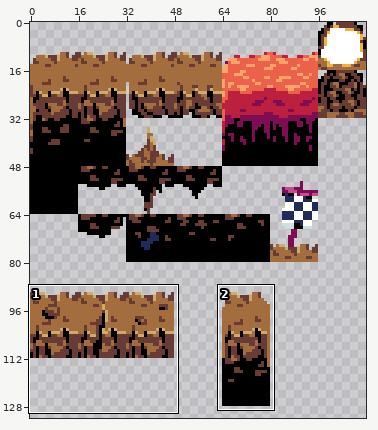
Sprite sheet -- proyecto/tilemaps/tileset.png. Above: a wide view before the commit, with the close-up outlined.
Close-up. Before:
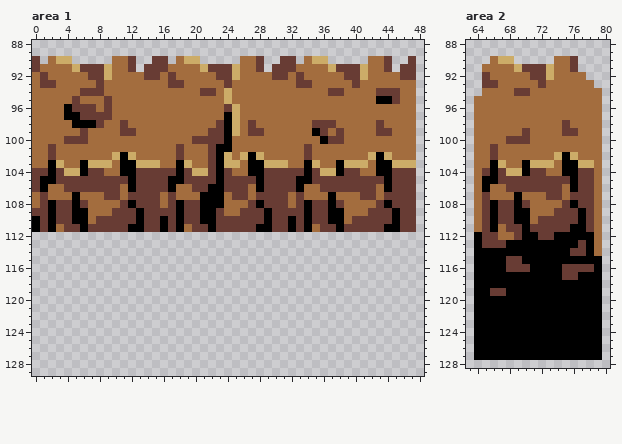
The file is 112x160 pixels. Shown: area 1: x 0..48, y 88..129; area 2: x 63..80, y 88..128. The wide view leaves out empty margins. The commit also changed other parts of the picture, which this record leaves out.
Once edited:
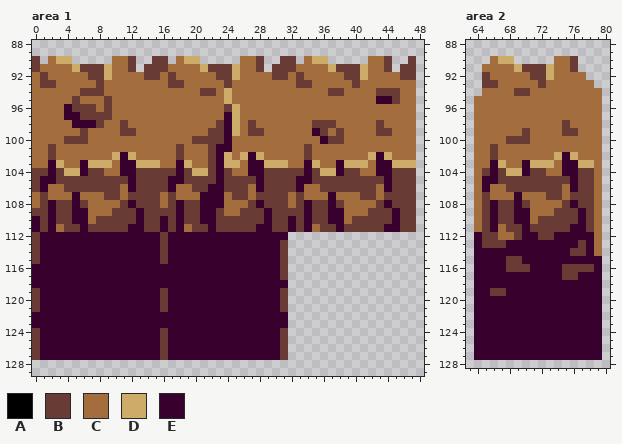
Palette (. is transparent): A #000000  B #683c34  C #a36d3e  D #ccac68  E #38002c
The edit:
--- area 1
@@ x 0..48 @@
  94 CCCCCCBBBCCCCCCCCCCCCBBCDCCCCCCCCCCCCBBCCCCBBBCC.
- 95 CCCCCBCCCBCCCCCCCCCCCCCCDCCCCCCCCCCCCCCCCCCAABCC.
- 96 CCCCABBBCBCCCCCCCCCCCCCCBDCCCCCCCCCCCCCCCCCCCCCC.
- 97 CCCCAABBBBCCCCCCCCCCCCCCADCCCCCCCCCCCCCCCCCCCCCC.
- 98 CCCCCAAABCCBCCCCCCCCCCCBADCBCCCCCCCBBBCCCCCBCCCC.
- 99 CCCCCCBCCCCBBCCCCCCCCCBBADCBBCCCCCCABCBCCCCBBCCC.
-100 CCCCBBBCCCCCCCCCCCCCBBBBACCCCCCCCCCCABBCCCCCCCCC.
-101 CCBCCCCCCCCCCCCCCCBCCCBAACCCCCCCCCBCCCCCCCCCCCCC.
-102 CCBCCCCCCCDADCCCCCBCCCBADCDADCCCCCBCCCCCCCDADCCC.
-103 CCADCCADDDCAADDDCCADCCBADDCAADDDCCADCCADDDCAADDD.
-104 BBABDDABBCCAABBBBBABDDBABCCAABBBBBABDDABBCCAABBB.
-105 BAABBBBBBBBBABBBBAABBBBABBBBABBBBAABBBBBBBBBABBB.
-106 BACCBBBBBBBCABBBBACCBBAABBBCABBBBACCBBBBBBBCABBB.
-107 CBCCCACCCBBCBBBBCBCCCAAACBBCBBBBCBCCCACCCBBCBBBB.
-108 CBABBABCCCCBABBBCBABBAAACCCBABBBCBABBABCCCCBABBB.
-109 BBABBAACCCBBBABBBBABBAABCCBBBABBBBABBAACCCBBBABB.
-110 ABABBAACBBBBBABBABABBAABBBBBBABBABABBAACBBBBBABB.
-111 ABACBBABBBBBAABBABACBBABBBBBAABBABACBBABBBBBAABB.
-112 .................................................
-113 .................................................
-114 .................................................
-115 .................................................
-116 .................................................
-117 .................................................
-118 .................................................
-119 .................................................
-120 .................................................
-121 .................................................
-122 .................................................
-123 .................................................
-124 .................................................
-125 .................................................
-126 .................................................
-127 .................................................
+ 95 CCCCCBCCCBCCCCCCCCCCCCCCDCCCCCCCCCCCCCCCCCCEEBCC.
+ 96 CCCCEBBBCBCCCCCCCCCCCCCCBDCCCCCCCCCCCCCCCCCCCCCC.
+ 97 CCCCEEBBBBCCCCCCCCCCCCCCEDCCCCCCCCCCCCCCCCCCCCCC.
+ 98 CCCCCEEEBCCBCCCCCCCCCCCBEDCBCCCCCCCBBBCCCCCBCCCC.
+ 99 CCCCCCBCCCCBBCCCCCCCCCBBEDCBBCCCCCCEBCBCCCCBBCCC.
+100 CCCCBBBCCCCCCCCCCCCCBBBBECCCCCCCCCCCEBBCCCCCCCCC.
+101 CCBCCCCCCCCCCCCCCCBCCCBEECCCCCCCCCBCCCCCCCCCCCCC.
+102 CCBCCCCCCCDEDCCCCCBCCCBEDCDEDCCCCCBCCCCCCCDEDCCC.
+103 CCEDCCEDDDCEEDDDCCEDCCBEDDCEEDDDCCEDCCEDDDCEEDDD.
+104 BBEBDDEBBCCEEBBBBBEBDDBEBCCEEBBBBBEBDDEBBCCEEBBB.
+105 BEEBBBBBBBBBEBBBBEEBBBBEBBBBEBBBBEEBBBBBBBBBEBBB.
+106 BECCBBBBBBBCEBBBBECCBBEEBBBCEBBBBECCBBBBBBBCEBBB.
+107 CBCCCECCCBBCBBBBCBCCCEEECBBCBBBBCBCCCECCCBBCBBBB.
+108 CBEBBEBCCCCBEBBBCBEBBEEECCCBEBBBCBEBBEBCCCCBEBBB.
+109 BBEBBEECCCBBBEBBBBEBBEEBCCBBBEBBBBEBBEECCCBBBEBB.
+110 EBEBBEECBBBBBEBBEBEBBEEBBBBBBEBBEBEBBEECBBBBBEBB.
+111 EBECBBEBBBBBEEBBEBECBBEBBBBBEEBBEBECBBEBBBBBEEBB.
+112 BEEEEEEEEEEEEEEEBEEEEEEEEEEEEEEE.................
+113 BEEEEEEEEEEEEEEEBEEEEEEEEEEEEEEB.................
+114 BEEEEEEEEEEEEEEEBEEEEEEEEEEEEEEB.................
+115 BEEEEEEEEEEEEEEEBEEEEEEEEEEEEEEB.................
+116 EEEEEEEEEEEEEEEEEEEEEEEEEEEEEEEB.................
+117 EEEEEEEEEEEEEEEEEEEEEEEEEEEEEEEB.................
+118 EEEEEEEEEEEEEEEEEEEEEEEEEEEEEEEE.................
+119 BEEEEEEEEEEEEEEEBEEEEEEEEEEEEEEB.................
+120 BEEEEEEEEEEEEEEEBEEEEEEEEEEEEEEB.................
+121 BEEEEEEEEEEEEEEEBEEEEEEEEEEEEEEB.................
+122 EEEEEEEEEEEEEEEEEEEEEEEEEEEEEEEE.................
+123 EEEEEEEEEEEEEEEEEEEEEEEEEEEEEEEE.................
+124 BEEEEEEEEEEEEEEEBEEEEEEEEEEEEEEB.................
+125 BEEEEEEEEEEEEEEEBEEEEEEEEEEEEEEB.................
+126 BEEEEEEEEEEEEEEEBEEEEEEEEEEEEEEB.................
+127 BEEEEEEEEEEEEEEEBEEEEEEEEEEEEEEB.................
 128 .................................................
--- area 2
@@ x 63..80 @@
 101 .CCBCCCCCCCCCCCCC.
-102 .CCBCCCCCCCDADCCC.
-103 .CCADCCADDDCAADDC.
-104 .CBABDDABBCCAABBC.
-105 .CAABBBBBBBBBABBC.
-106 .CACCBBBBBBBCABBC.
-107 .CBCCCACCCBBCBBBC.
-108 .CBABBABCCCCBABBC.
-109 .CBABBAACCCBBBABC.
-110 .CBABBAACBBBBBABC.
-111 .CBACBBABBBBBAABC.
-112 .ABBCCBAABBAAAAAC.
-113 .ABBBAAAAAAAAABAC.
-114 .AAAAAAAAAAAABBAC.
-115 .AAAABBAAAAAAAAAA.
-116 .AAAABBBAAAABBBBA.
-117 .AAAAAAAAAAABBAAA.
-118 .AAAAAAAAAAAAAAAA.
-119 .AABBAAAAAAAAAAAA.
-120 .AAAAAAAAAAAAAAAA.
-121 .AAAAAAAAAAAAAAAA.
-122 .AAAAAAAAAAAAAAAA.
-123 .AAAAAAAAAAAAAAAA.
-124 .AAAAAAAAAAAAAAAA.
-125 .AAAAAAAAAAAAAAAA.
-126 .AAAAAAAAAAAAAAAA.
-127 .AAAAAAAAAAAAAAAA.
+102 .CCBCCCCCCCDEDCCC.
+103 .CCEDCCEDDDCEEDDC.
+104 .CBEBDDEBBCCEEBBC.
+105 .CEEBBBBBBBBBEBBC.
+106 .CECCBBBBBBBCEBBC.
+107 .CBCCCECCCBBCBBBC.
+108 .CBEBBEBCCCCBEBBC.
+109 .CBEBBEECCCBBBEBC.
+110 .CBEBBEECBBBBBEBC.
+111 .CBECBBEBBBBBEEBC.
+112 .EBBCCBEEBBEEEEEC.
+113 .EBBBEEEEEEEEEBEC.
+114 .EEEEEEEEEEEEBBEC.
+115 .EEEEBBEEEEEEEEEE.
+116 .EEEEBBBEEEEBBBBE.
+117 .EEEEEEEEEEEBBEEE.
+118 .EEEEEEEEEEEEEEEE.
+119 .EEBBEEEEEEEEEEEE.
+120 .EEEEEEEEEEEEEEEE.
+121 .EEEEEEEEEEEEEEEE.
+122 .EEEEEEEEEEEEEEEE.
+123 .EEEEEEEEEEEEEEEE.
+124 .EEEEEEEEEEEEEEEE.
+125 .EEEEEEEEEEEEEEEE.
+126 .EEEEEEEEEEEEEEEE.
+127 .EEEEEEEEEEEEEEEE.
 128 ..................
Pixel boxes of the changes (left, top, right, bottom) in both close-ups:
changed: (376, 96, 392, 104)
changed: (32, 104, 344, 360)
changed: (376, 152, 400, 232)
changed: (474, 152, 602, 360)
